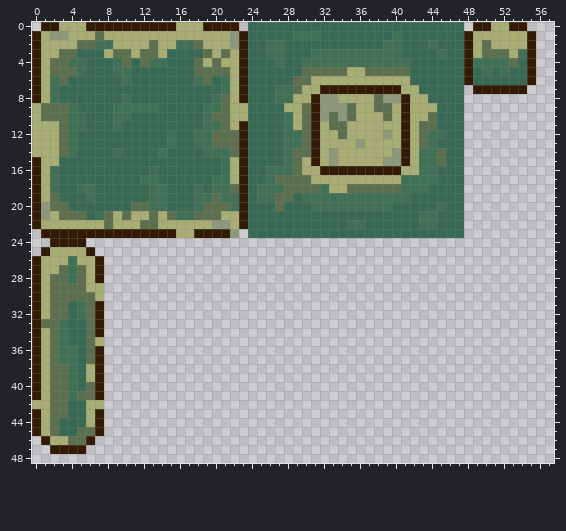
Edited in one commit: pixel-art sprite (Assets/Art/Environment/Tiles_Template.png). The picture above is the old version.
The file is 64x64 pixels. Shown: x 0..57, y 0..48.
Now the later version:
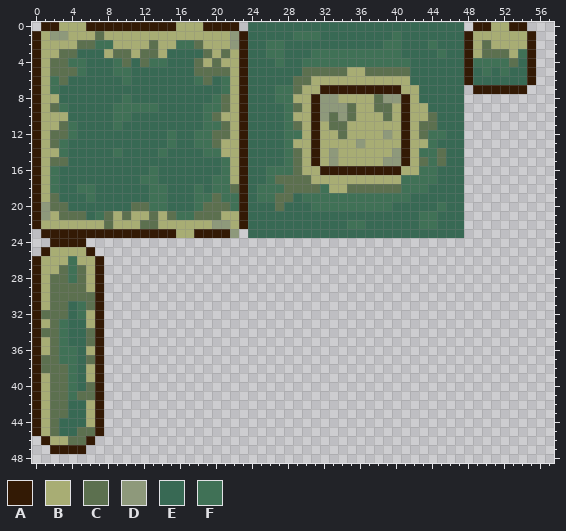
Palette (. is transparent): A #331a05  B #a8ad74  C #5c704f  D #8e997b  E #386954  F #407156
The exact change:
@@ x 0..57 @@
  7 ABFEEEEEEEEEEEEEEEEEEFBAEEEFFCBBAAAAAAAAABBEEEEE.AAAAAA...
- 8 ABFEEEEEEEFEEEEEEEEEFCBAEEEFFBBADDBBBBCDDABBEEEE..........
- 9 BCCCFEEEEFFFFFEEEEEFFCBBEEEEBBCADDDCBBCCBABBBEEE..........
-10 BCCCFFEEEFFEEEEEEEEFCCBBEEEEFBCADCDCBBBCBABBCEEE..........
-11 BBBCFFEEEFEEEEEEEEEFFCBAEEEEFBCABCCBBBBBBABCCEEE..........
-12 BBBCFEEEEEEEEEEFEEFFCCCAEEEEFFCABBCBBBBDBABCFFEE..........
-13 BBBCFEEEEEEEEEEFEEFFCCCAEEEEFFCABBBBDBBBBABCFEEE..........
-14 BBBCFEEEEFEEEEFEEEEFFFCAEEEEFCCABDBBBBBBDABFFCEE..........
-15 ABBEEEEEEEEEEEEEEEEEEFBAEEEEFCBABDBBBBBDDABFFCEE..........
+ 8 ABBEEEEEEEFEEEEEEEEEFCBAEEEFFBBADDBBBBCDDABEEEEE..........
+ 9 ABCFEEEEEFFFFFEEEEEFFCBAEEEEFCBADDDCBBCCBABBEEEE..........
+10 ABBBEEEEEFFEEEEEEEEFCBBAEEEEFBBADCDCBBBCBABBCEEE..........
+11 ABBCFEEEEFEEEEEEEEEFFCBAEEEEFCBABCCBBBBBBABCCEEE..........
+12 ABCCFEEEEEEEEEEFEEFFCCBAEEEEFFBABBCBBBBDBABCFFEE..........
+13 ABCFEEEEEEEEEEEFEEFFCBBAEEEEFBBABBBBDBBBBABBFEEE..........
+14 ABBFEEEEEFEEEEFEEEEFFBBAEEEEFCBABDBBBBBBDABFFCEE..........
+15 ABCCEEEEEEEEEEEEEEEEEFBAEEEEFCBABDBBBBBDDABCFCEE..........
 16 ABFEEEEEEEEEEFEEEEEEEFBAEEFFFCBBAAAAAAAAABBFFEEE..........
@@ x 0..9 @@
 28 ABCCFCBA..
-29 ABCCCCBB..
-30 ABCCCCCB..
+29 ABCCCCBA..
+30 ABCCCCCA..
 31 ABCCEFCA..
-32 ABCCEFCA..
-33 ACCFEECA..
-34 ABCFEECA..
-35 ABCFEECB..
-36 ABCFFECA..
-37 ABCFFECA..
-38 ABCCFEBA..
+32 ACCCEFBA..
+33 ABCFEEBA..
+34 ACCFEECA..
+35 ABCFEECA..
+36 ABCFFEBA..
+37 ACCFFECA..
+38 ACCCFEBA..
 39 ABCCFEBA..
@@ x 0..9 @@
 41 ABCCFCCA..
-42 BBCCEEBB..
+42 ABCCEEBA..
 43 ABCCEEBA..
Where, in picture pixels (left, top, right, bottom), the same in both pictures:
changed: (32, 94, 86, 166)
changed: (419, 94, 437, 166)
changed: (221, 103, 248, 157)
changed: (284, 103, 311, 157)
changed: (86, 283, 104, 355)
changed: (41, 310, 50, 373)
changed: (32, 400, 41, 409)
changed: (95, 400, 104, 409)
